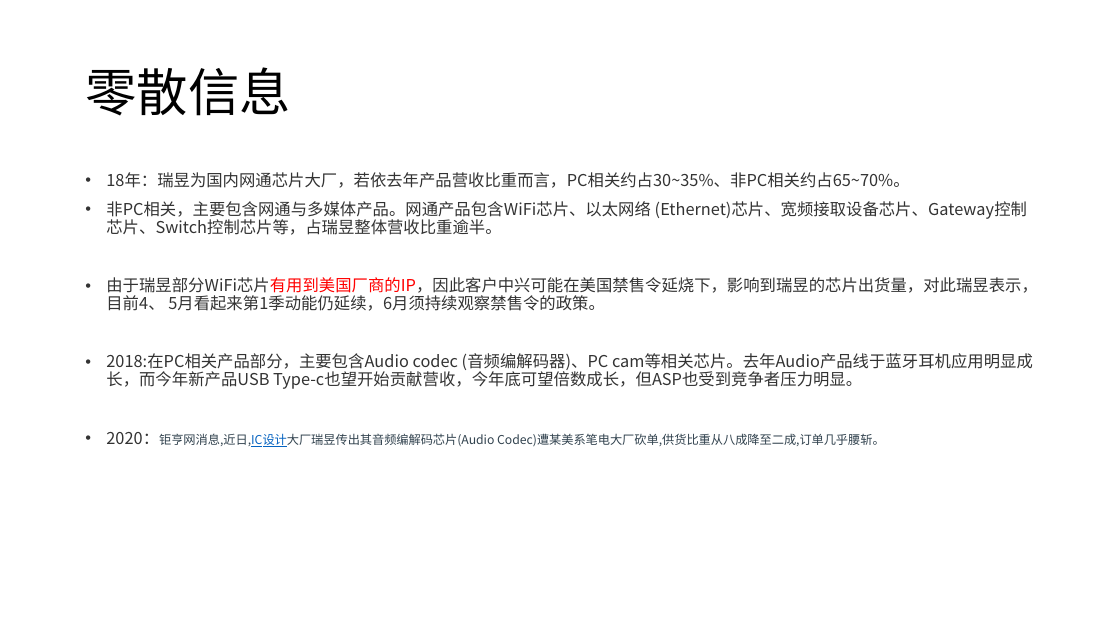
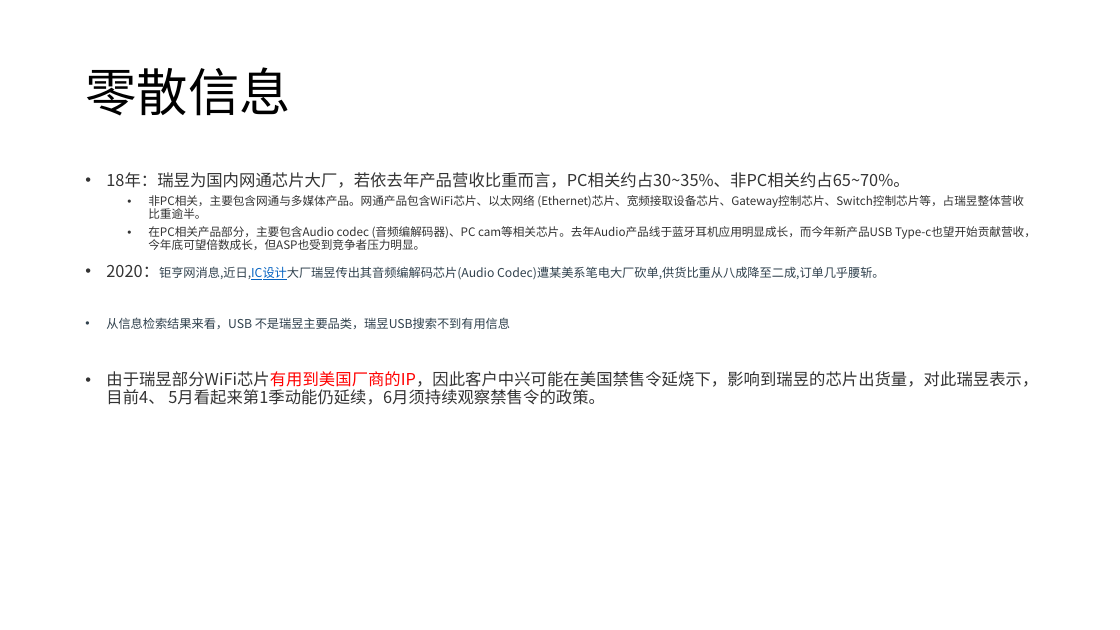
Before and after one commit to rosabai666/soundec, a slide deck: slide 21 of 2023/02产品/SNC8x/01)竞品分析/00)竞品芯片分析/品牌产品路线分析/Realtek/Realtek产品线分析2.pptx (slide 14 before the commit). Drawn at 1120x630 pixels with LibreOffice and Linux fonts; fonts in the diff are those of the drawing. Boxes give left, top, right and bottom in pixels: in the first picture for what was removed or moved away, otherwise in the second. Text is boxed around its words. In the diff, an @@ line names an element or a change of style, - is before the commit and + after.

```diff
--- a/2023/02产品/SNC8x/01)竞品分析/00)竞品芯片分析/品牌产品路线分析/Realtek/Realtek产品线分析2.pptx
+++ b/2023/02产品/SNC8x/01)竞品分析/00)竞品芯片分析/品牌产品路线分析/Realtek/Realtek产品线分析2.pptx
@@ text at box(148, 195, 1024, 219): size 14 to 10 pt in "非PC相关，主要包含网通与多媒体产品。网通产品包含WiFi芯片、以太网络 (Ethernet)芯片、宽频接取设备芯片、G ..."; list level 1 to 2 in "非PC相关，主要包含网通与多媒体产品。网通产品包含WiFi芯片、以太网络 (Ethernet)芯片、宽频接取设备芯片、G ..." @@
@@ text at box(106, 226, 1036, 329): paragraphs added @@
+  • 在PC相关产品部分，主要包含Audio codec (音频编解码器)、PC cam等相关芯片。去年Audio产品线于蓝牙耳机应用明显成长，而今年新产品USB Type-c也望开始贡献营收，今年底可望倍数成长，但ASP也受到竞争者压力明显。
+• 2020：钜亨网消息,近日,IC设计大厂瑞昱传出其音频编解码芯片(Audio Codec)遭某美系笔电大厂砍单,供货比重从八成降至二成,订单几乎腰斩。
+• 从信息检索结果来看，USB 不是瑞昱主要品类，瑞昱USB搜索不到有用信息
@@ text at box(106, 353, 1033, 447): paragraphs removed @@
-• 2018:在PC相关产品部分，主要包含Audio codec (音频编解码器)、PC cam等相关芯片。去年Audio产品线于蓝牙耳机应用明显成长，而今年新产品USB Type-c也望开始贡献营收，今年底可望倍数成长，但ASP也受到竞争者压力明显。
-• 2020：钜亨网消息,近日,IC设计大厂瑞昱传出其音频编解码芯片(Audio Codec)遭某美系笔电大厂砍单,供货比重从八成降至二成,订单几乎腰斩。
```
Also in this commit, not shown: 1 other slide changed, 7 slides added, 5 other files.
